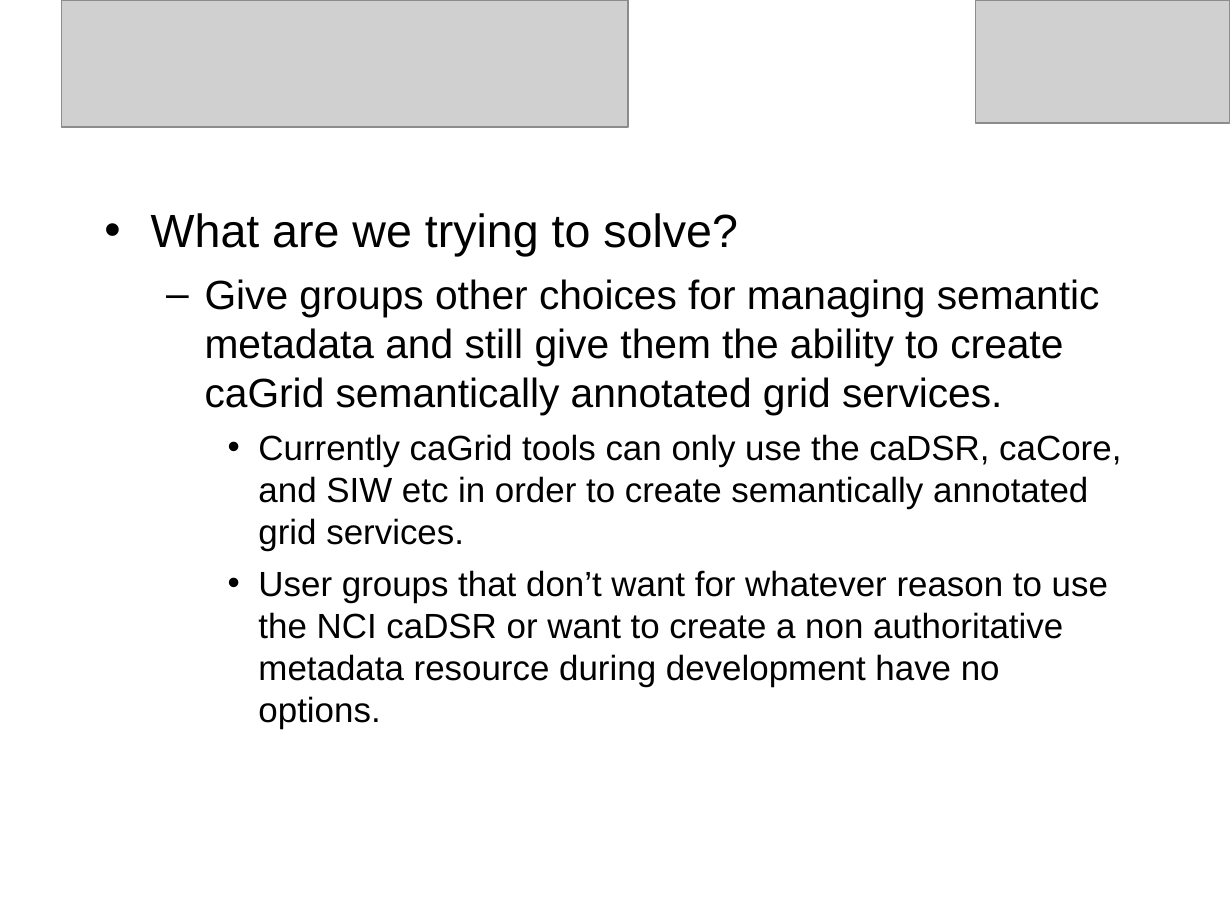
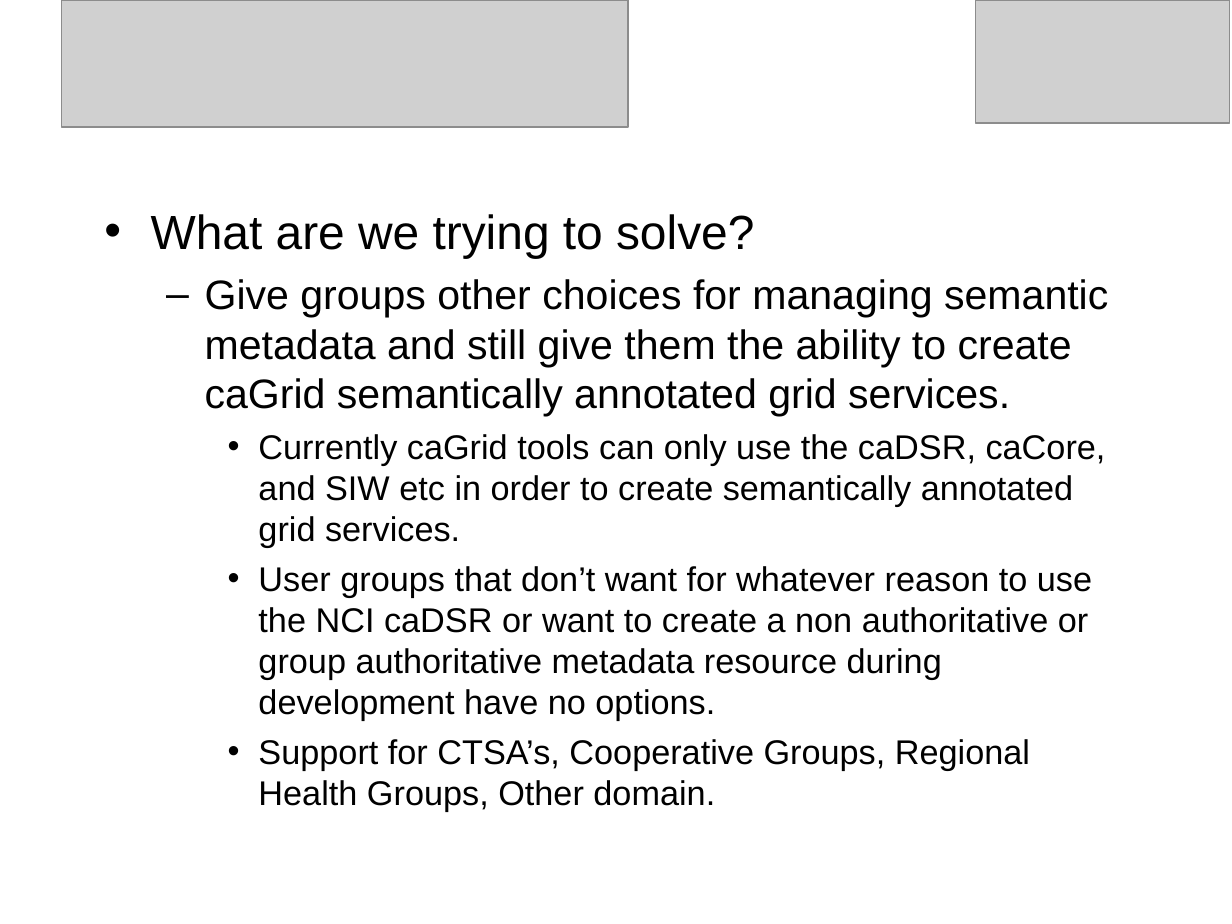
Before and after one commit to NCIP/cagrid-grid-incubation, a slide deck: slide 2 of grid-incubation/incubator/projects/mdr/docs/presentations/caGrid_Users_Group.ppt. Drawn at 1232x924 pixels with LibreOffice and Linux fonts; fonts in the diff are those of the drawing; grey boxes stand for pictures; background and template pictures are left out. Boxes give left, top, right and bottom in pixels: in the first picture for what was removed or moved away, otherwise in the second. Text is boxed around its words. In the diff, an @@ line names an element or a change of style, - is before the commit and + after.

```diff
--- a/grid-incubation/incubator/projects/mdr/docs/presentations/caGrid_Users_Group.ppt
+++ b/grid-incubation/incubator/projects/mdr/docs/presentations/caGrid_Users_Group.ppt
@@ text at (151,214,1108,548): size 27.2 to 28 pt in "What are we trying to solve?"; size 23.8 to 24 pt in "Give groups other choices for managing semantic ..."; size 20.4 to 20 pt in "Currently caGrid tools can only use the ..."; less space between paragraphs @@
@@ text at (258,566,1092,811): text changed; size 20.4 to 20 pt @@
-    • User groups that don’t want for whatever reason to use the NCI caDSR or want to create a non authoritative metadata resource during development have no options.
+    • User groups that don’t want for whatever reason to use the NCI caDSR or want to create a non authoritative or group authoritative metadata resource during development have no options.
+    • Support for CTSA’s, Cooperative Groups, Regional Health Groups, Other domain.
```
Also in this commit, not shown: 4 other slides changed, 6 slides added, 1 slide removed, 3 other files.
